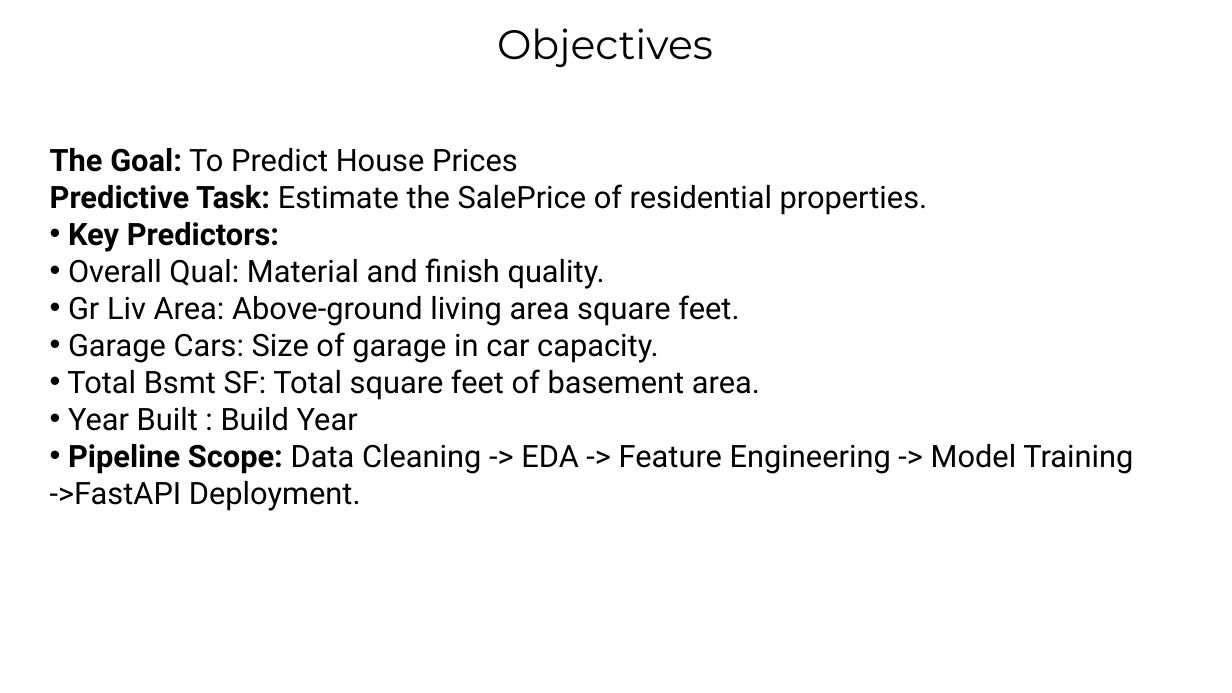
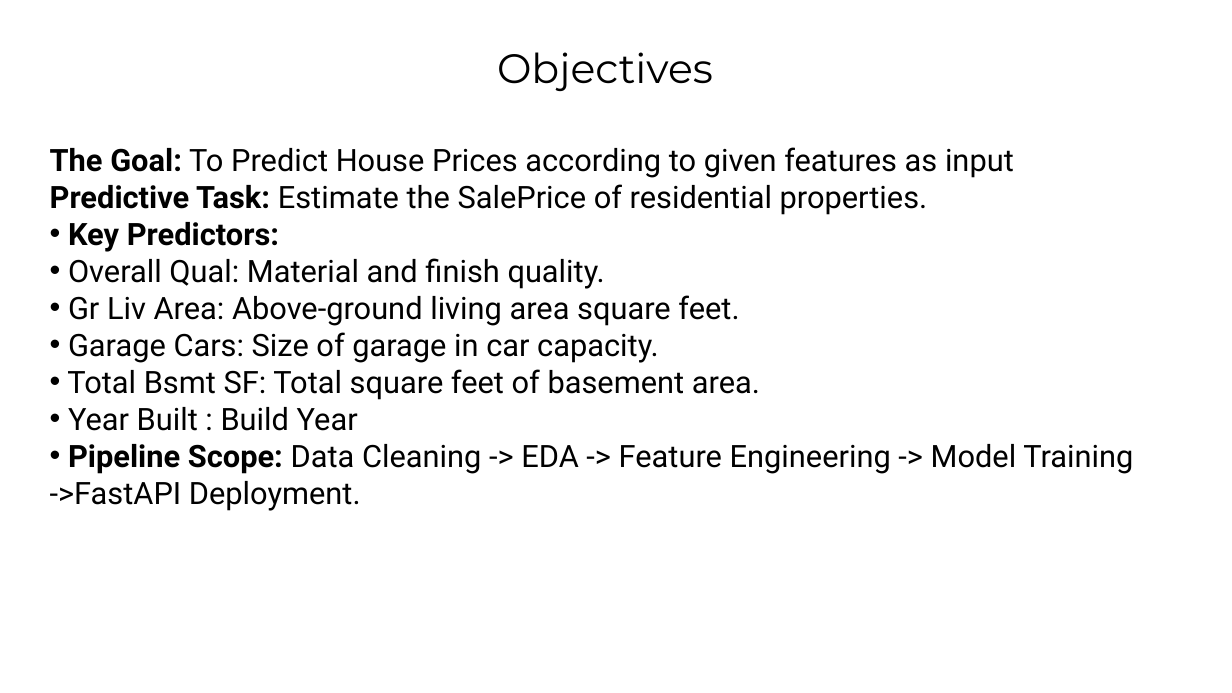
Before and after one commit to RealHaroon/Artificial-Intelligence-Labs, a slide deck: slide 2 of House Price Predictor/House Price Predictor.pptx. Drawn at 1232x693 pixels with LibreOffice and Linux fonts; fonts in the diff are those of the drawing. Boxes give left, top, right and bottom in pixels: in the first picture for what was removed or moved away, otherwise in the second. Text is boxed around its words. In the diff, an @@ line names an element or a change of style, - is before the commit and + after.

```diff
--- a/House Price Predictor/House Price Predictor.pptx
+++ b/House Price Predictor/House Price Predictor.pptx
@@ text "Objectives": place and size @@
-text "Objectives" at bbox=[497, 28, 713, 67]
+text "Objectives" at bbox=[497, 52, 713, 91]
@@ text at bbox=[50, 147, 1014, 178]: text changed @@
-The Goal: To Predict House Prices
+The Goal: To Predict House Prices according to given features as input
```
Also in this commit, not shown: 2 other slides changed, 5 slides added, 1 slide removed, 10 other files.
